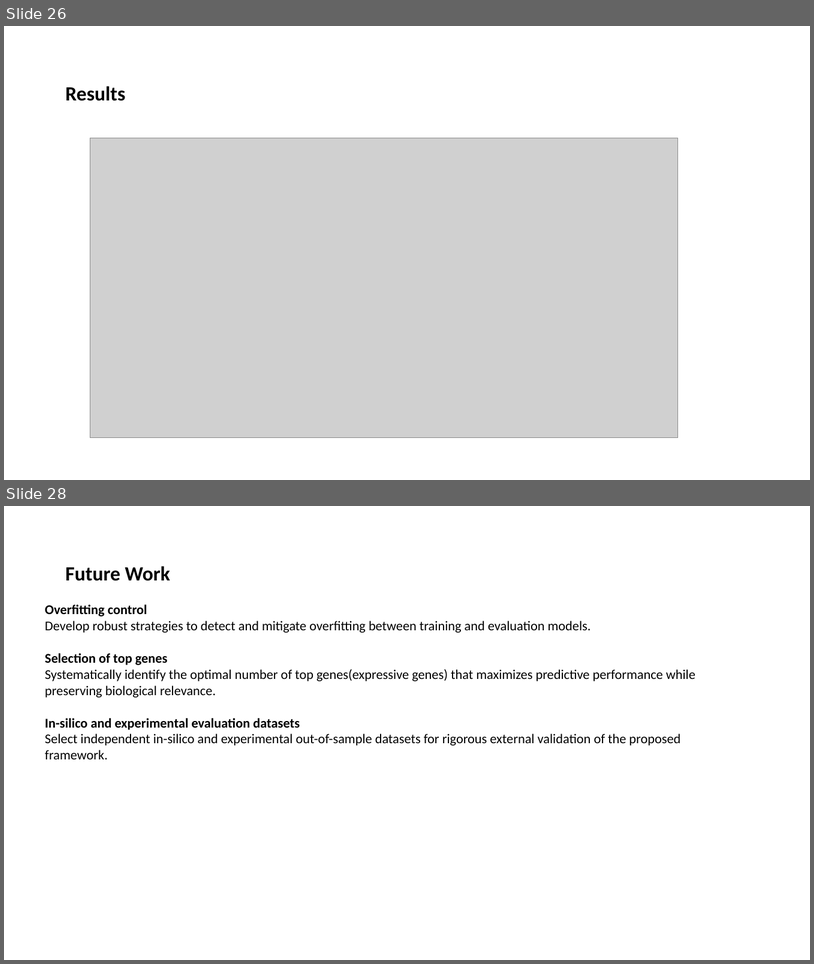
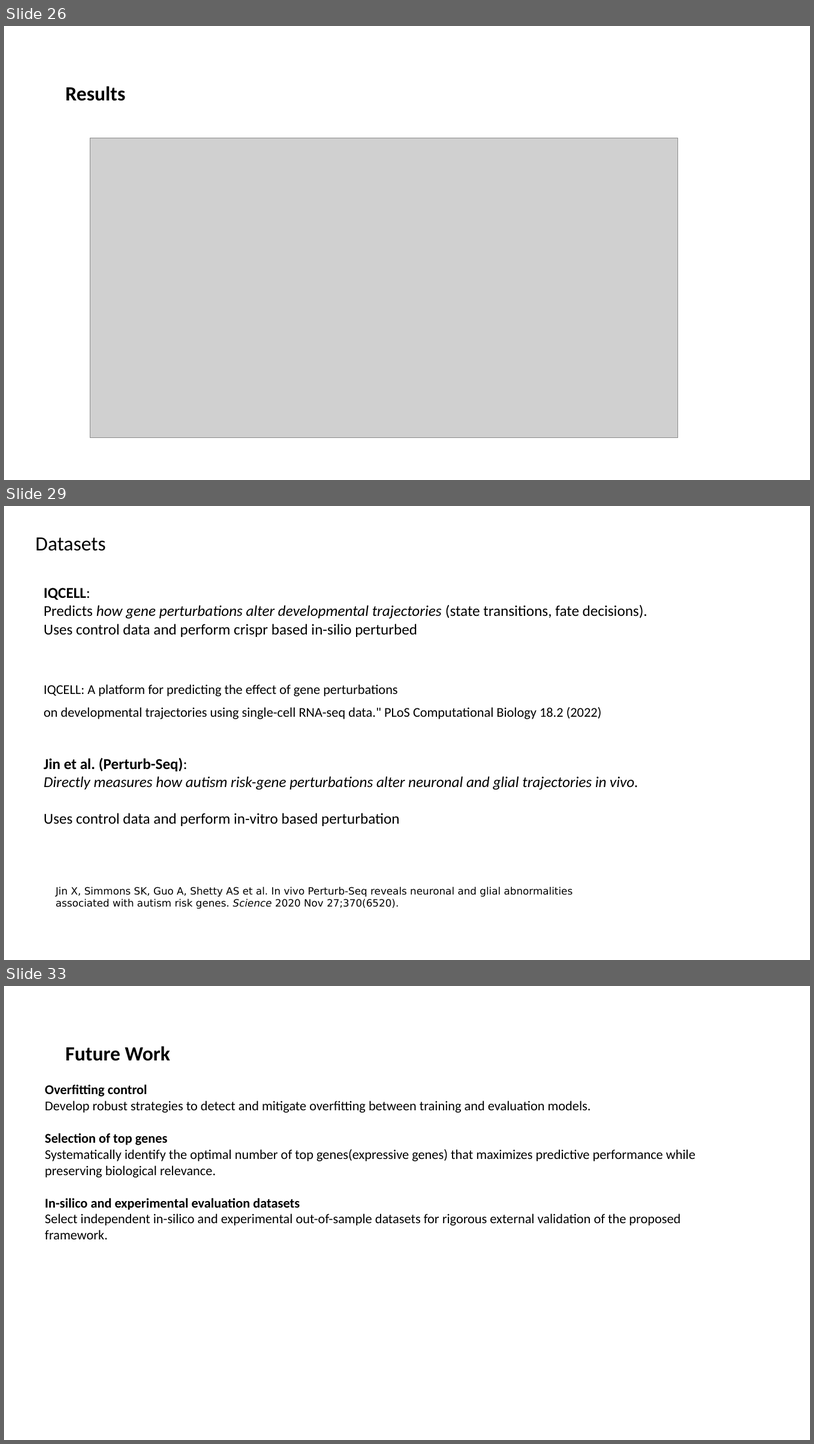
Before and after one commit to boabangf/GNN_RL_gene_trajectory_perturbation, a slide deck: ppt slides for omic codeathon (1) (1).pptx. Shown one above the other, each under a label of ours: slides 26 and 28 before the commit, slides 26, 29 and 33 after it; the slides between them are not shown. The pictures are 814x964 and 814x1444 pixels, drawn with LibreOffice and Linux fonts; fonts in the diff are those of the drawing; grey boxes stand for pictures. Boxes give left, top, right and bottom in pixels: in the first picture for what was removed or moved away, otherwise in the second. Text is boxed around its words. In the diff, an @@ line names an element or a change of style, - is before the commit and + after.

```diff
--- a/ppt slides for omic codeathon (1) (1).pptx
+++ b/ppt slides for omic codeathon (1) (1).pptx
@@ slide 29 added at box(4, 506, 810, 960), background #FFFFFF @@
@@ title added at box(35, 537, 105, 551), 24 pt, text #000000 @@
+Datasets
@@ text added at box(44, 588, 648, 826), 18 pt, text #000000 @@
+IQCELL:
+Predicts how gene perturbations alter developmental trajectories (state transitions, fate decisions).
+Uses control data and perform crispr based in-silio perturbed
+IQCELL: A platform for predicting the effect of gene perturbations
+on developmental trajectories using single-cell RNA-seq data." PLoS Computational Biology 18.2 (2022)
+Jin et al. (Perturb-Seq):
+Directly measures how autism risk-gene perturbations alter neuronal and glial trajectories in vivo.
+Uses control data and perform in-vitro based perturbation
@@ table added at box(54, 873, 612, 912), 1 rows, 1 columns @@
+Jin X, Simmons SK, Guo A, Shetty AS et al. In vivo Perturb-Seq reveals neuronal and glial abnormalities associated with autism risk genes. Science 2020 Nov 27;370(6520).
@@ what was slide 28 is now slide 33 @@
```
Also in this commit, not shown: 4 other slides added.
